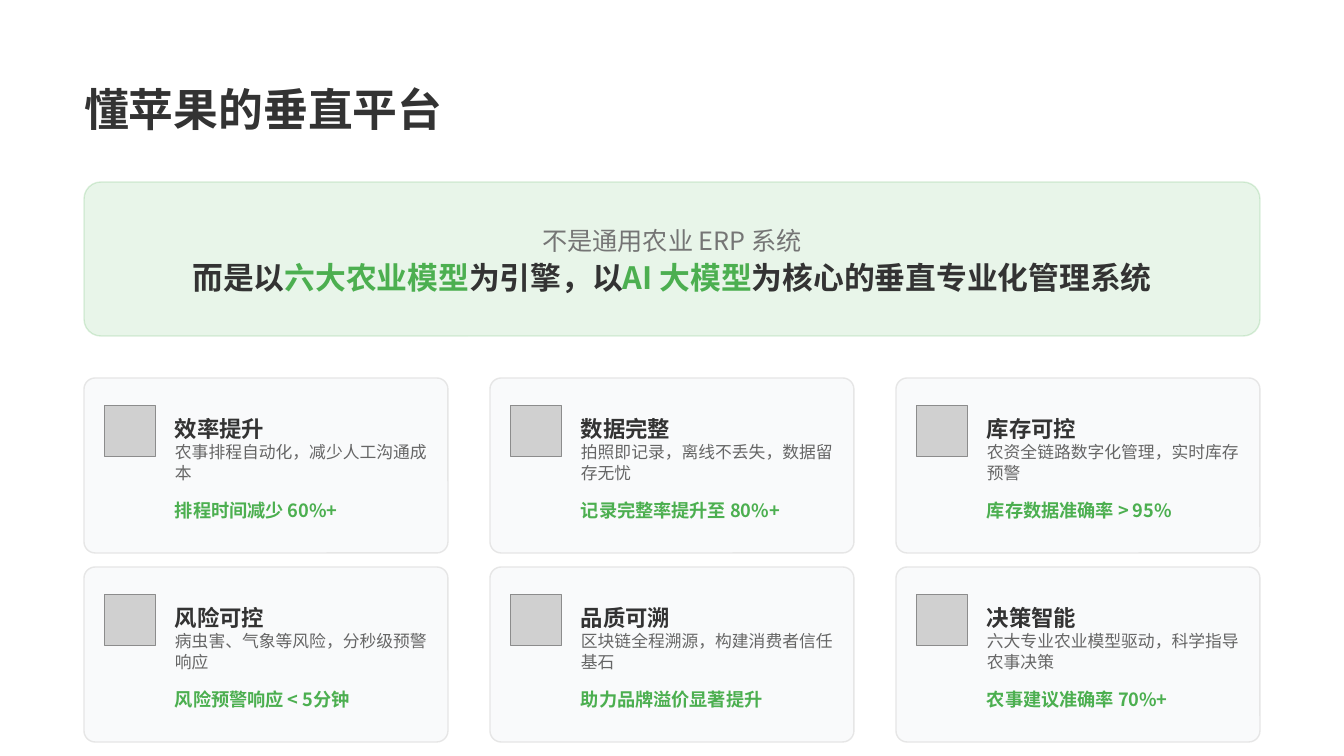
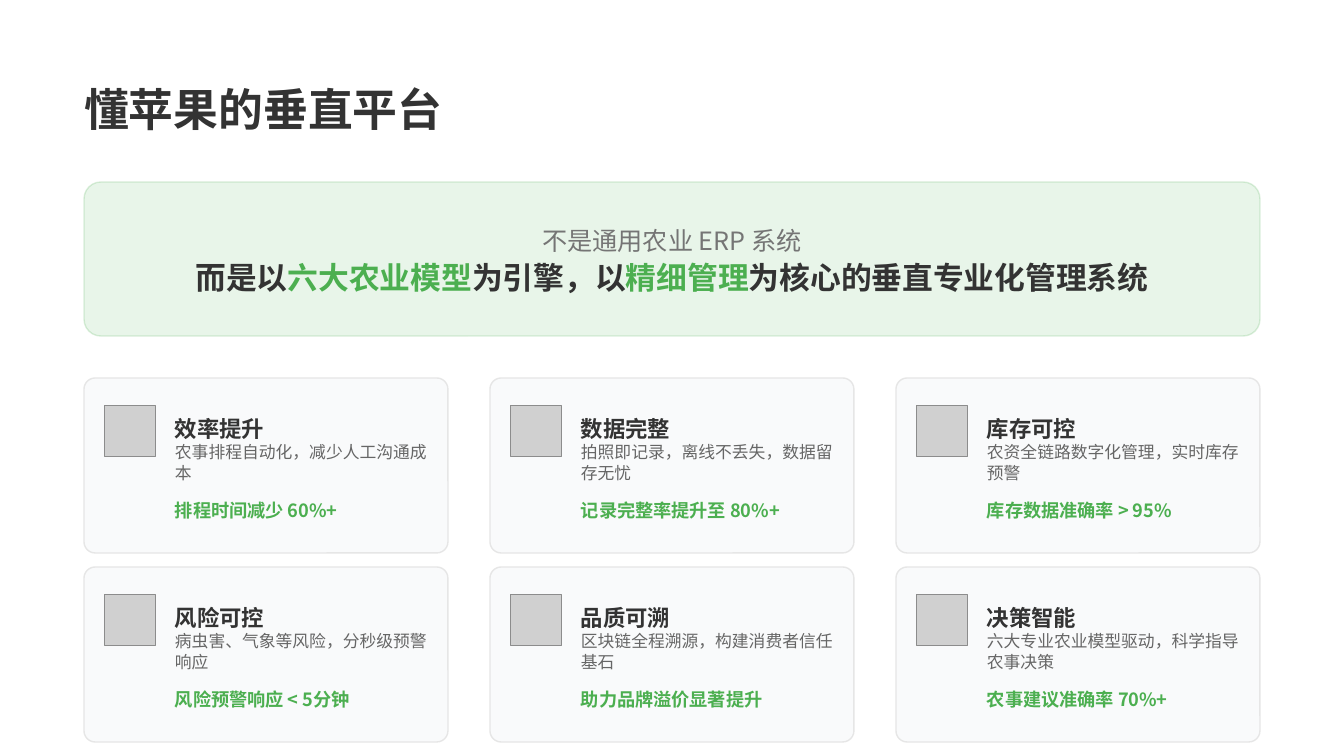
Before and after one commit to user007a/project, a slide deck: slide 5 of pro_smartorchard/docs/产品宣传稿.pptx. Drawn at 1344x756 pixels with LibreOffice and Linux fonts; fonts in the diff are those of the drawing; grey boxes stand for pictures. Boxes give left, top, right and bottom in pixels: in the first picture for what was removed or moved away, otherwise in the second. Text is boxed around its words. In the diff, an @@ line names an element or a change of style, - is before the commit and + after.

```diff
--- a/pro_smartorchard/docs/产品宣传稿.pptx
+++ b/pro_smartorchard/docs/产品宣传稿.pptx
@@ text at (x1=195, y1=262, x2=1148, y2=293): text changed @@
-而是以六大农业模型为引擎，以AI 大模型为核心的垂直专业化管理系统
+而是以六大农业模型为引擎，以精细管理为核心的垂直专业化管理系统
```
Also in this commit, not shown: 5 other slides changed.
